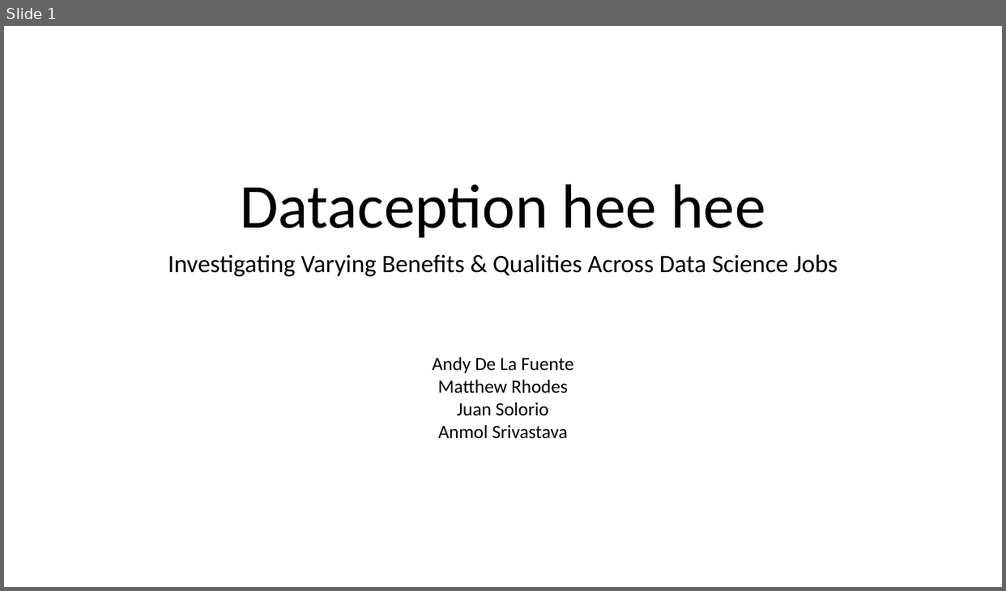
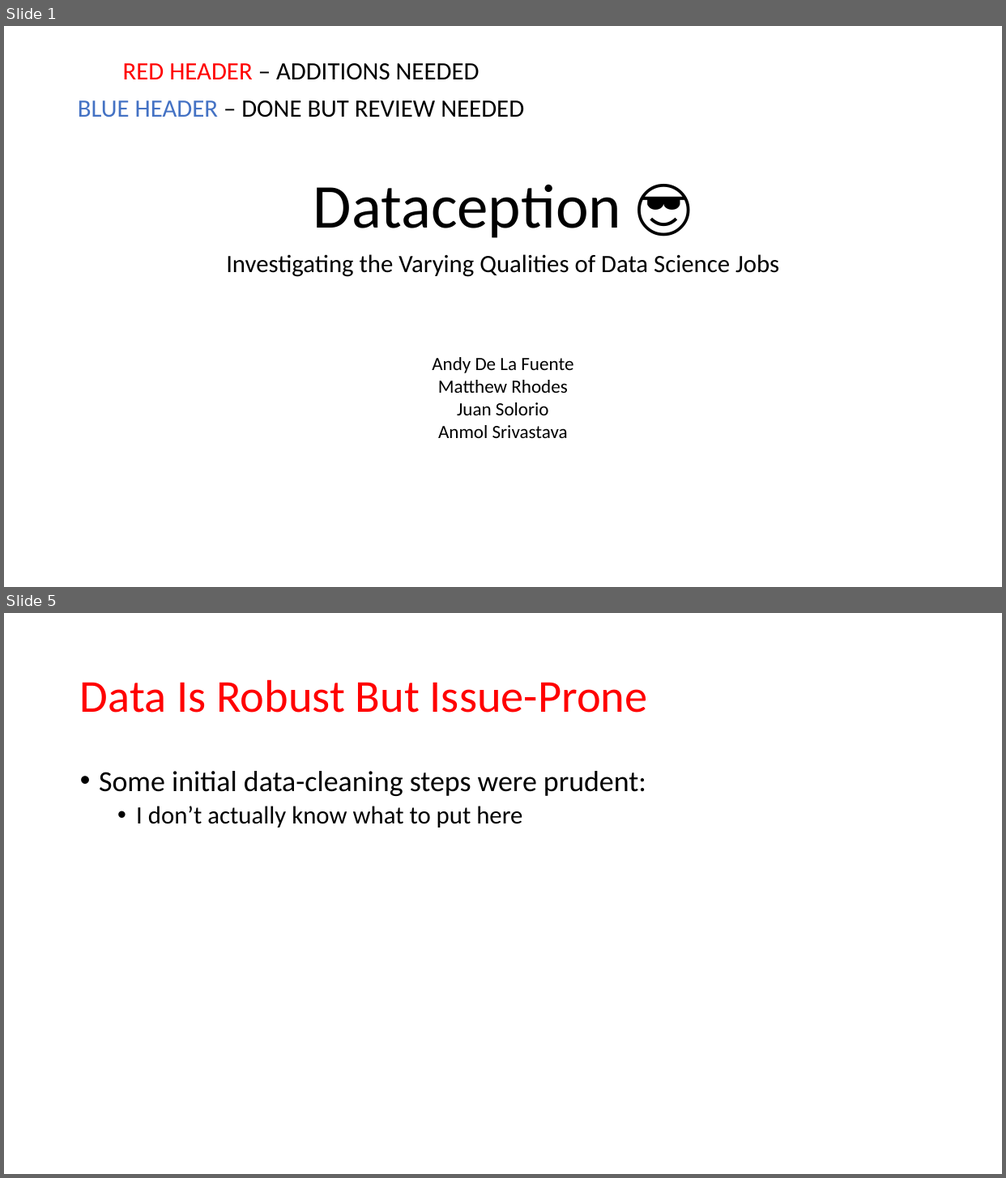
Before and after one commit to MatthewCodes/557_Final_Project, a slide deck: Presentation/Final Presentation.pptx. Shown one above the other, each under a label of ours: slide 1 before the commit, slides 1 and 5 after it; the slides between them are not shown. The pictures are 1006x591 and 1006x1178 pixels, drawn with LibreOffice and Linux fonts; fonts in the diff are those of the drawing. Boxes give left, top, right and bottom in pixels: in the first picture for what was removed or moved away, otherwise in the second. Text is boxed around its words. In the diff, an @@ line names an element or a change of style, - is before the commit and + after.

```diff
--- a/Presentation/Final Presentation.pptx
+++ b/Presentation/Final Presentation.pptx
@@ slide 5 added at [4, 613, 1002, 1174], background #FFFFFF @@
@@ title added at [80, 679, 648, 713], 44 pt, text #FF0000 @@
+Data Is Robust But Issue-Prone
@@ text added at [99, 771, 646, 828], 28 pt, text #000000 @@
+• Some initial data-cleaning steps were prudent:
+  • I don’t actually know what to put here
@@ slide 1 changed as well @@
@@ text added at [78, 63, 524, 118], 24 pt, text #000000 @@
+RED HEADER – ADDITIONS NEEDED
+BLUE HEADER – DONE BUT REVIEW NEEDED
@@ title at [313, 184, 621, 238]: text changed @@
-Dataception hee hee
+Dataception 😎
@@ subtitle at [226, 254, 779, 277]: text changed @@
-Investigating Varying Benefits & Qualities Across Data Science Jobs
+Investigating the Varying Qualities of Data Science Jobs
```
Also in this commit, not shown: 11 other slides changed, 1 other slide added.
